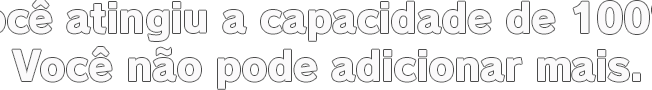
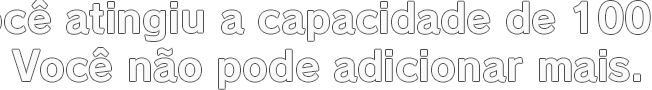
Two versions of the same layered image (652 × 90). Layer-by-layer changes:
added group "PT V2 Center" with 1 layers above "Pt Center" over [0, 0, 650, 89]
added layer "Você atingiu a capacidade de 100%. Você não pode adicionar mais" in group "PT V2 Center" over [0, 0, 650, 89]
hid group "Pt Center" (2 layers) over [0, 0, 649, 89]
